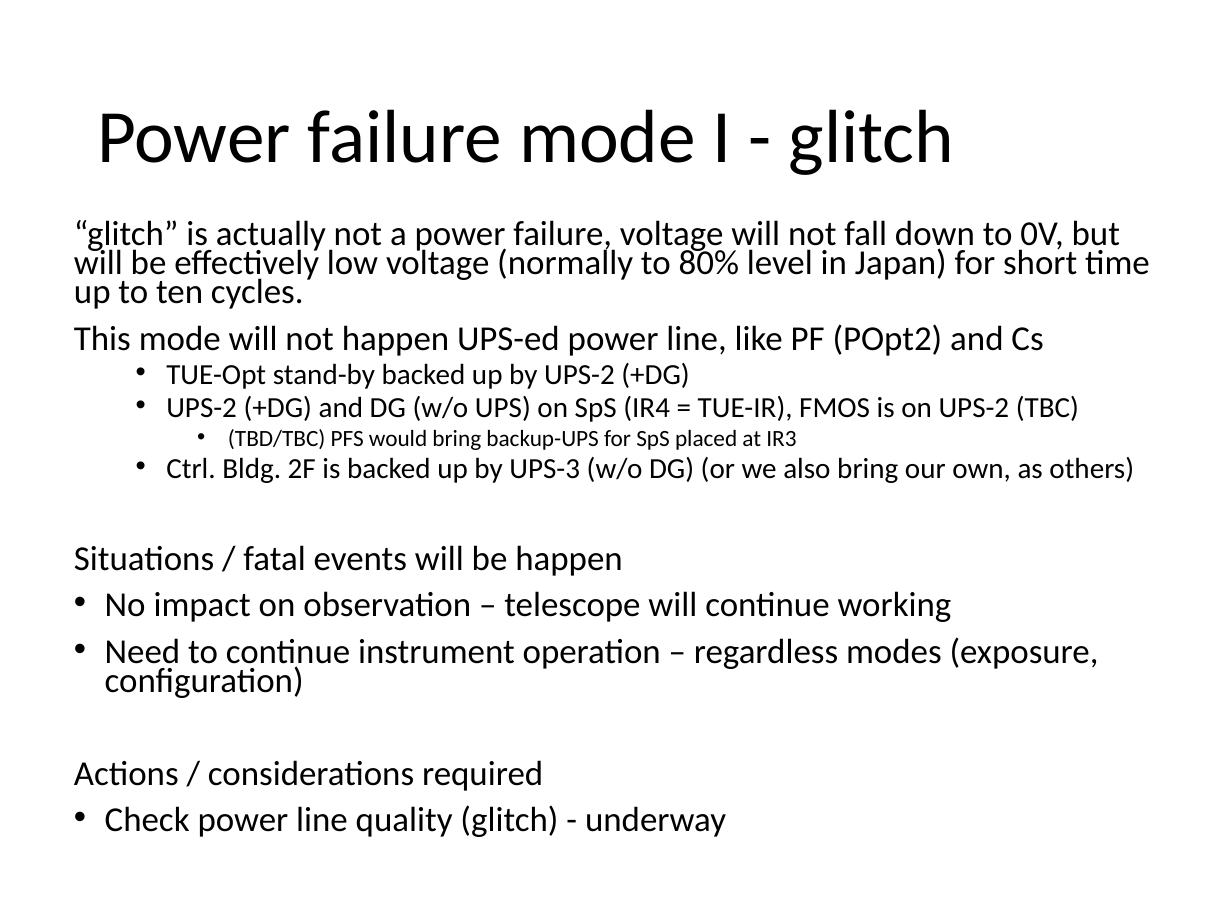
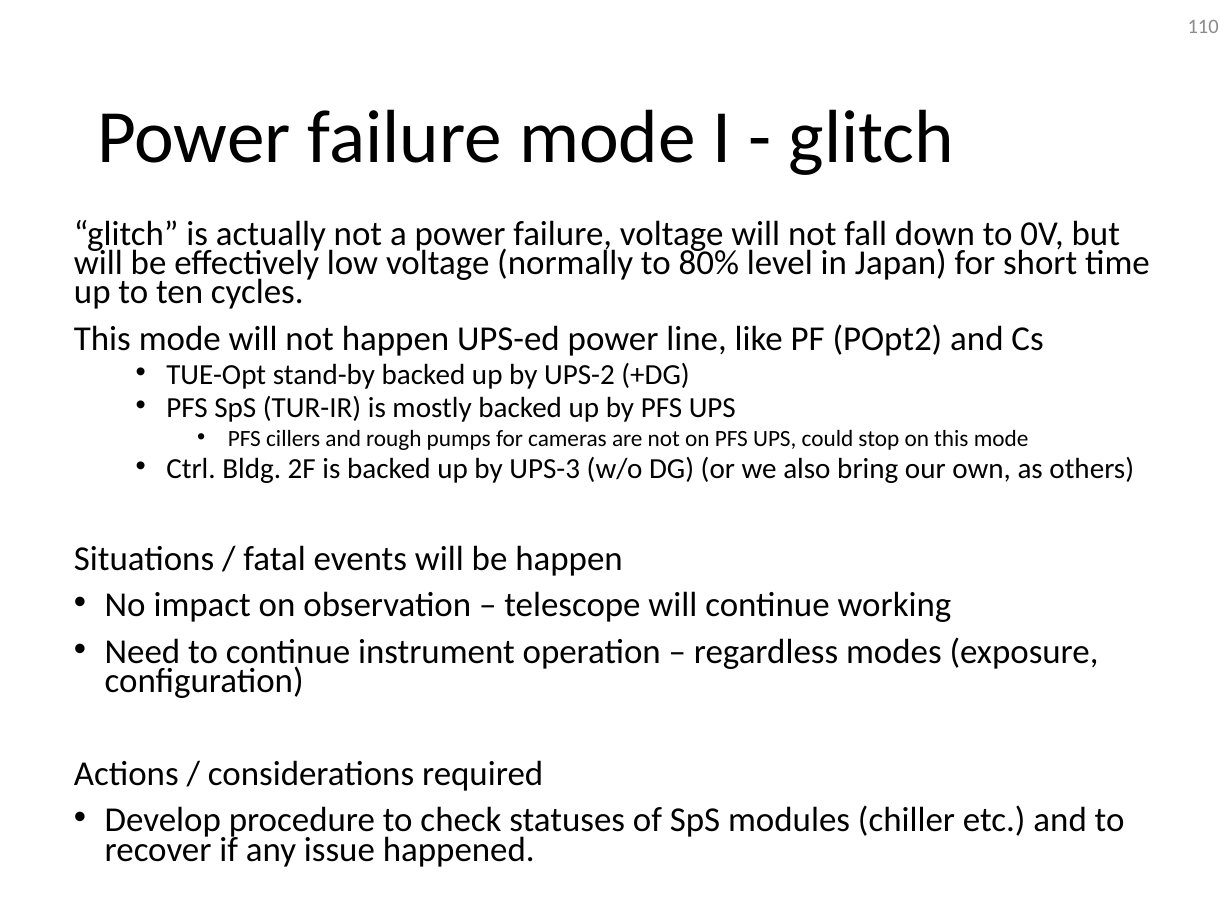
Before and after one commit to Subaru-PFS/ics_doc, a slide deck: slide 110 of SSN-00029.pptx (slide 84 before the commit). Drawn at 1232x924 pixels with LibreOffice and Linux fonts; fonts in the diff are those of the drawing. Boxes give left, top, right and bottom in pixels: in the first picture for what was removed or moved away, otherwise in the second. Text is boxed around its words. In the diff, an @@ line names an element or a change of style, - is before the commit and + after.

Commit message:
* Reorganized sections * Added draft text to all review sections

```diff
--- a/SSN-00029.pptx
+++ b/SSN-00029.pptx
@@ page number added at (1188, 20, 1219, 33), 12 pt, text #8C8C8C @@
+110
@@ text at (166, 396, 1029, 450): text changed; size 17 to 13.6 pt @@
-  • UPS-2 (+DG) and DG (w/o UPS) on SpS (IR4 = TUE-IR), FMOS is on UPS-2 (TBC)
-    • (TBD/TBC) PFS would bring backup-UPS for SpS placed at IR3
+  • PFS SpS (TUR-IR) is mostly backed up by PFS UPS
+    • PFS cillers and rough pumps for cameras are not on PFS UPS, could stop on this mode
@@ text at (105, 805, 1125, 867): text changed @@
-• Check power line quality (glitch) - underway
+• Develop procedure to check statuses of SpS modules (chiller etc.) and to recover if any issue happened.
```
Also in this commit, not shown: 101 other slides changed, 28 slides added, 15 slides removed.
